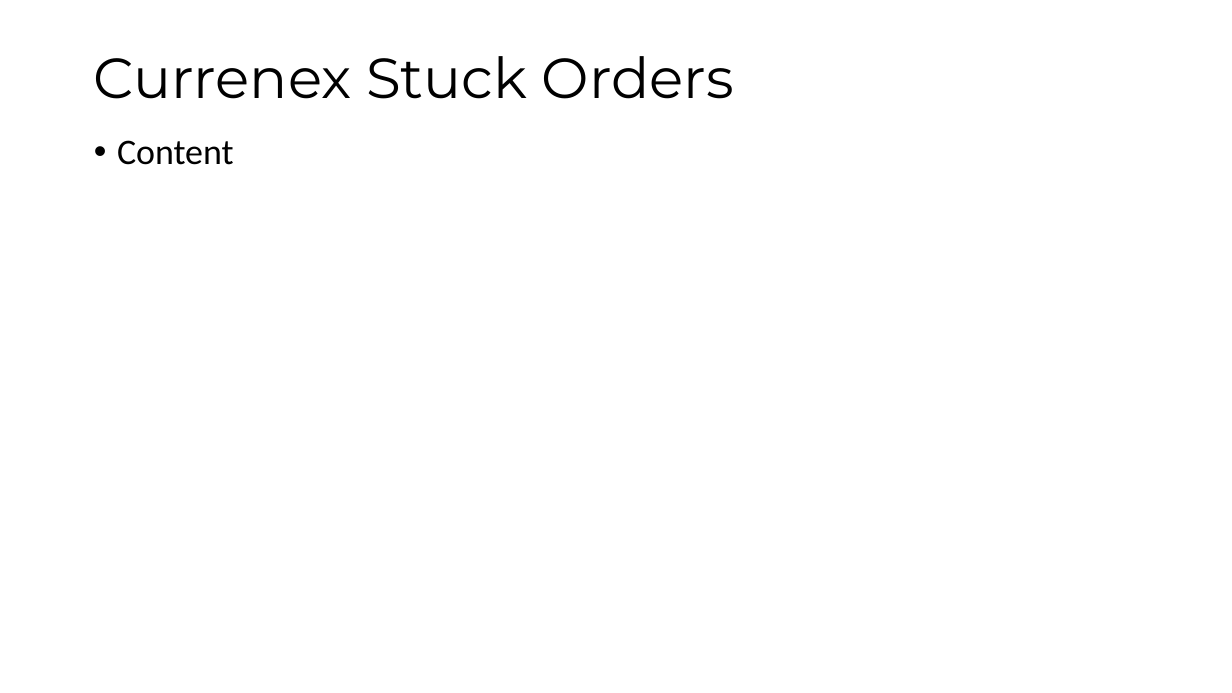
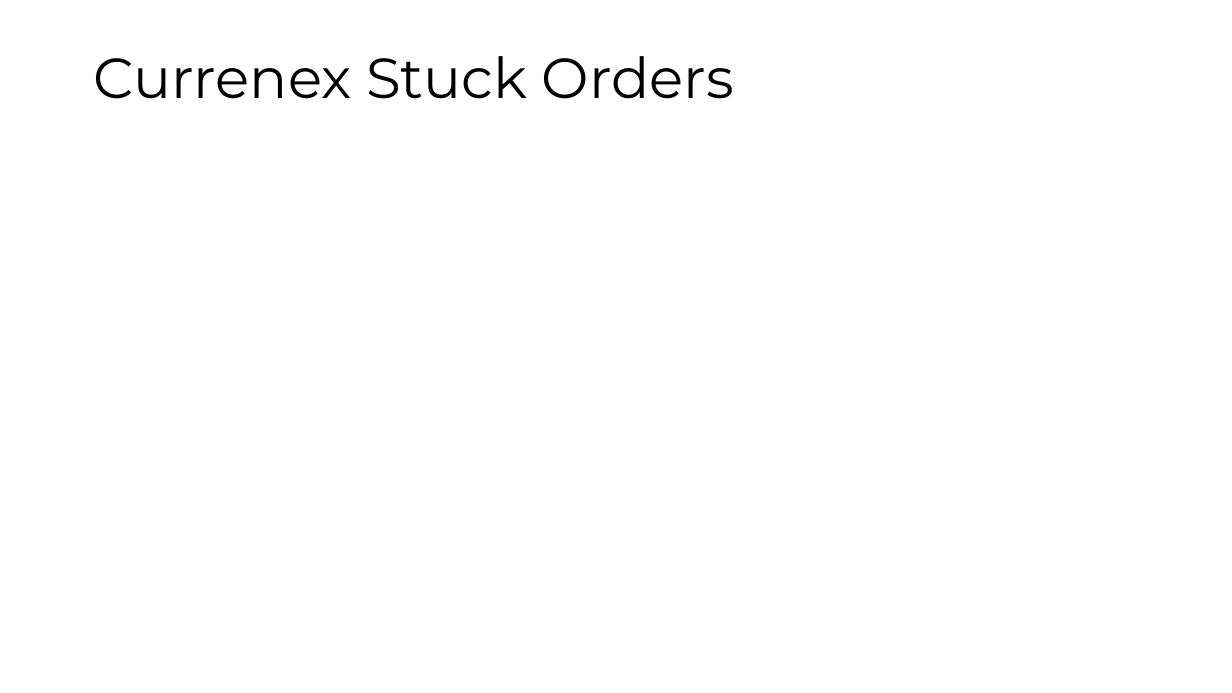
Before and after one commit to maatt4code/PicsAndStuff, a slide deck: slide 18 of Presentation/FXMM.pptx (slide 9 before the commit). Drawn at 1232x693 pixels with LibreOffice and Linux fonts; fonts in the diff are those of the drawing. Boxes give left, top, right and bottom in pixels: in the first picture for what was removed or moved away, otherwise in the second. Text is boxed around its words. In the diff, an @@ line names an element or a change of style, - is before the commit and + after.

```diff
--- a/Presentation/FXMM.pptx
+++ b/Presentation/FXMM.pptx
@@ text removed at [117, 140, 234, 165] @@
-• Content
```
Also in this commit, not shown: 4 other slides changed, 14 slides added, 3 slides removed, 12 other files.
